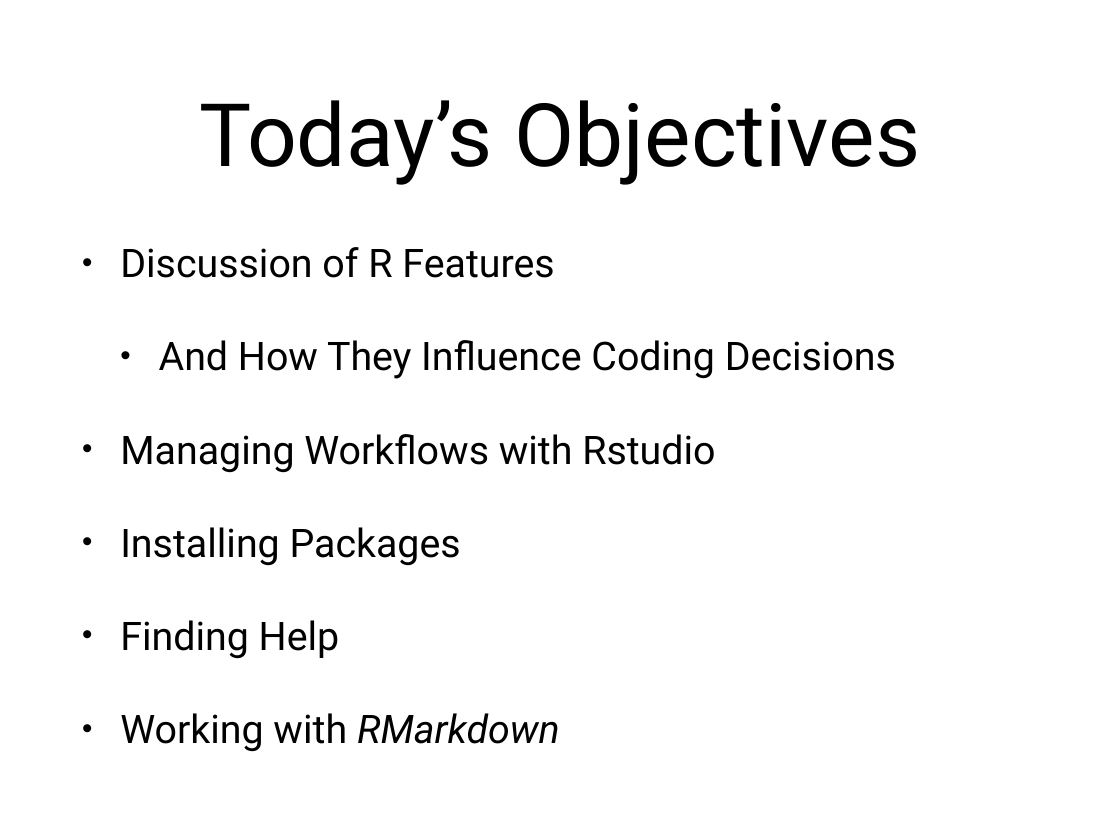
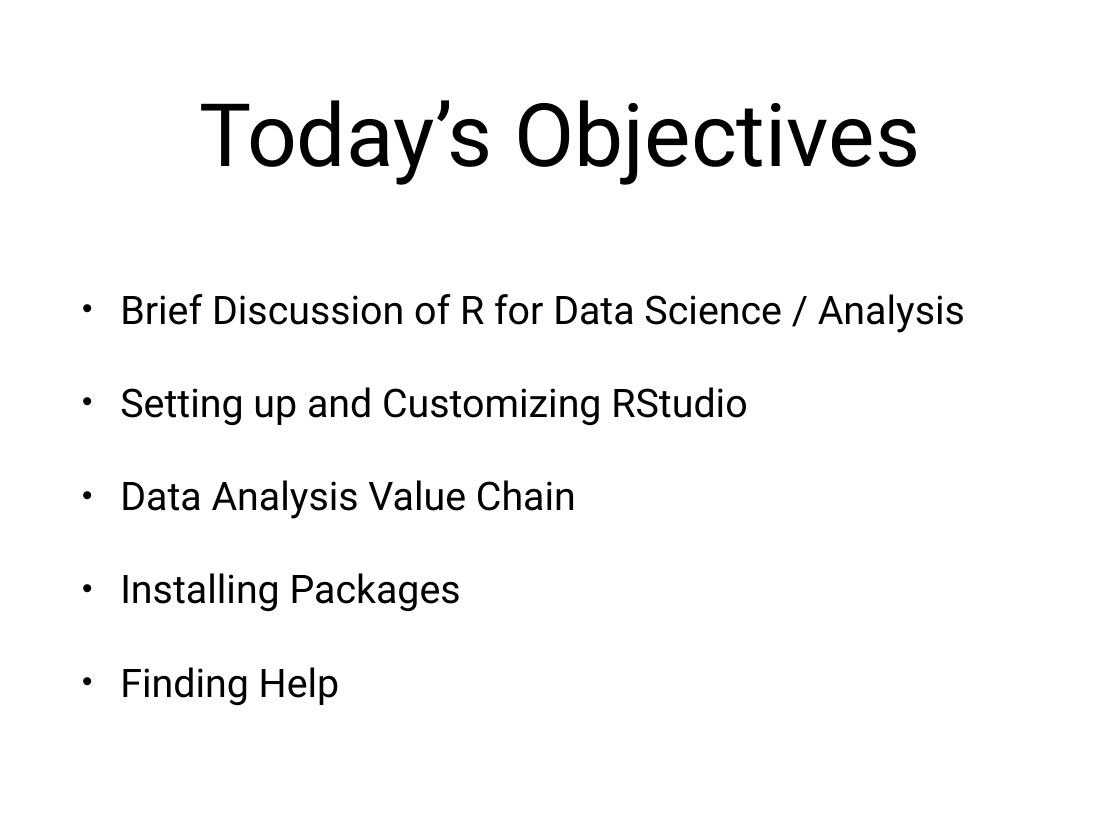
Before and after one commit to nvenkataraman1/RProgrammingWorkshop, a slide deck: slide 6 of sessions/w1/Week1.pptx. Drawn at 1120x840 pixels with LibreOffice and Linux fonts; fonts in the diff are those of the drawing. Boxes give left, top, right and bottom in pixels: in the first picture for what was removed or moved away, otherwise in the second. Text is boxed around its words. In the diff, an @@ line names an element or a change of style, - is before the commit and + after.

```diff
--- a/sessions/w1/Week1.pptx
+++ b/sessions/w1/Week1.pptx
@@ text at box(120, 294, 965, 519): text changed @@
-• Discussion of R Features
-  • And How They Influence Coding Decisions
-• Managing Workflows with Rstudio
+• Brief Discussion of R for Data Science / Analysis
+• Setting up and Customizing RStudio
+• Data Analysis Value Chain
@@ text at box(120, 713, 560, 752): paragraph removed @@
-• Working with RMarkdown
```
Also in this commit, not shown: 9 other slides changed, 2 slides added, 8 slides removed, 1 other file.
